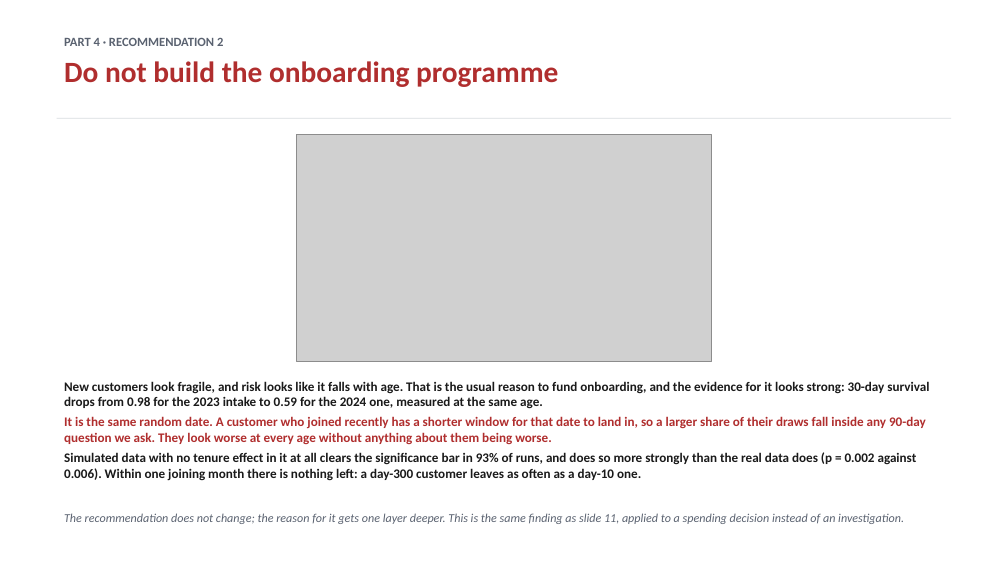
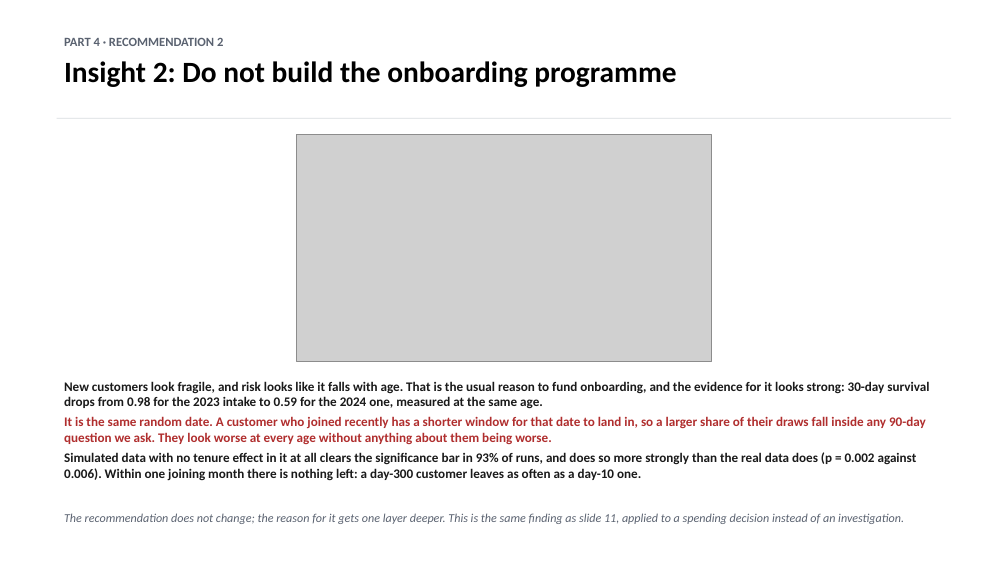
Before and after one commit to dmitriyratu/avepoint-churn-case-study, a slide deck: slide 15 of outputs/decks/AvePoint_Case_Study.pptx. Drawn at 1008x567 pixels with LibreOffice and Linux fonts; fonts in the diff are those of the drawing; grey boxes stand for pictures. Boxes give left, top, right and bottom in pixels: in the first picture for what was removed or moved away, otherwise in the second. Text is boxed around its words. In the diff, an @@ line names an element or a change of style, - is before the commit and + after.

```diff
--- a/outputs/decks/AvePoint_Case_Study.pptx
+++ b/outputs/decks/AvePoint_Case_Study.pptx
@@ text at box(64, 61, 676, 87): text changed; text colour #B02E2E to #000000 @@
-Do not build the onboarding programme
+Insight 2: Do not build the onboarding programme
```
Also in this commit, not shown: 8 other slides changed, 1 slide added, 1 slide removed, 13 other files.
